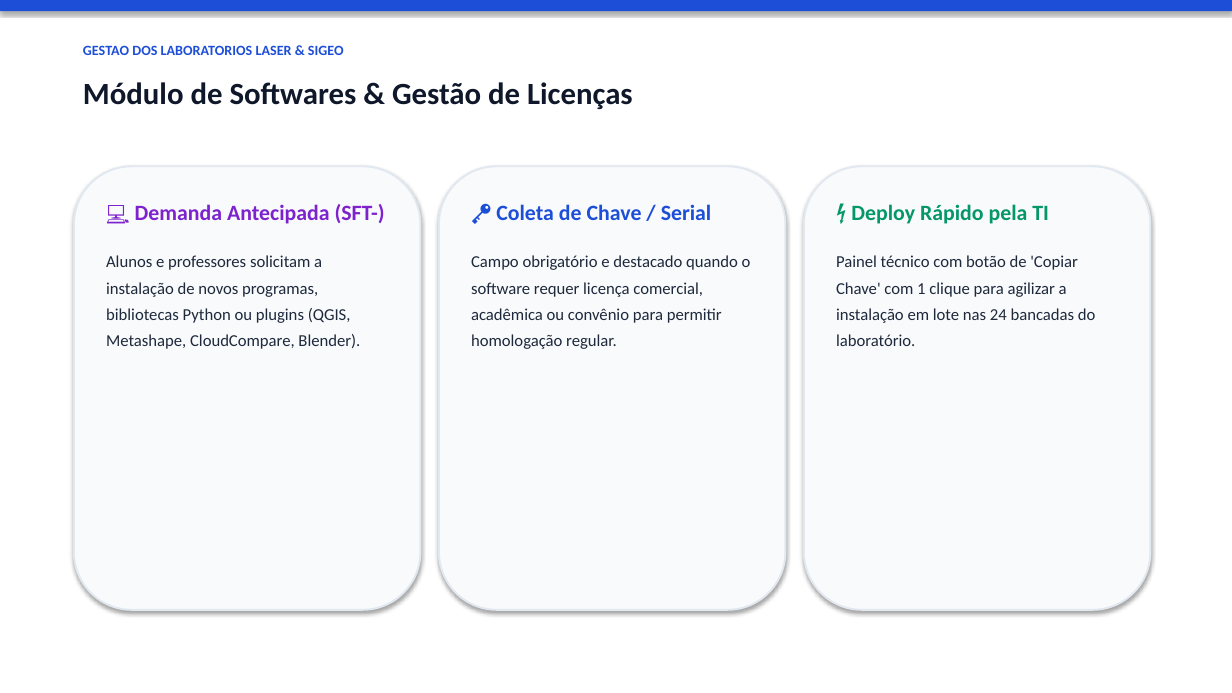
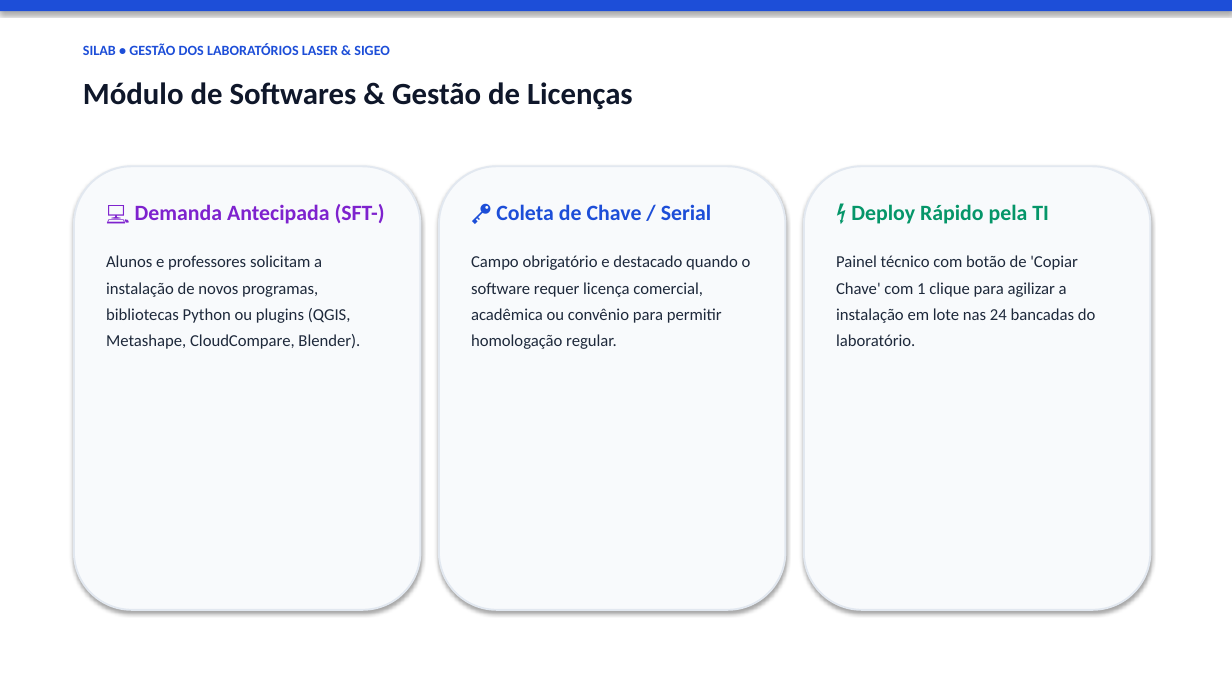
Before and after one commit to Leonardo-781/Gest-o-dos-Laborat-rios-LASER-SIGEO, a slide deck: slide 7 of docs/Apresentacao_Gestao_Laboratorios_LASER_SIGEO.pptx. Drawn at 1232x693 pixels with LibreOffice and Linux fonts; fonts in the diff are those of the drawing. Boxes give left, top, right and bottom in pixels: in the first picture for what was removed or moved away, otherwise in the second. Text is boxed around its words. In the diff, an @@ line names an element or a change of style, - is before the commit and + after.

Commit message:
feat: oficializacao da sigla SILAB (Sistema Integrado de Gestao dos Laboratorios)

```diff
--- a/docs/Apresentacao_Gestao_Laboratorios_LASER_SIGEO.pptx
+++ b/docs/Apresentacao_Gestao_Laboratorios_LASER_SIGEO.pptx
@@ text at bbox=[83, 43, 390, 55]: text changed @@
-GESTAO DOS LABORATORIOS LASER & SIGEO
+SILAB • GESTÃO DOS LABORATÓRIOS LASER & SIGEO
```
Also in this commit, not shown: 8 other slides changed, 8 other files.
